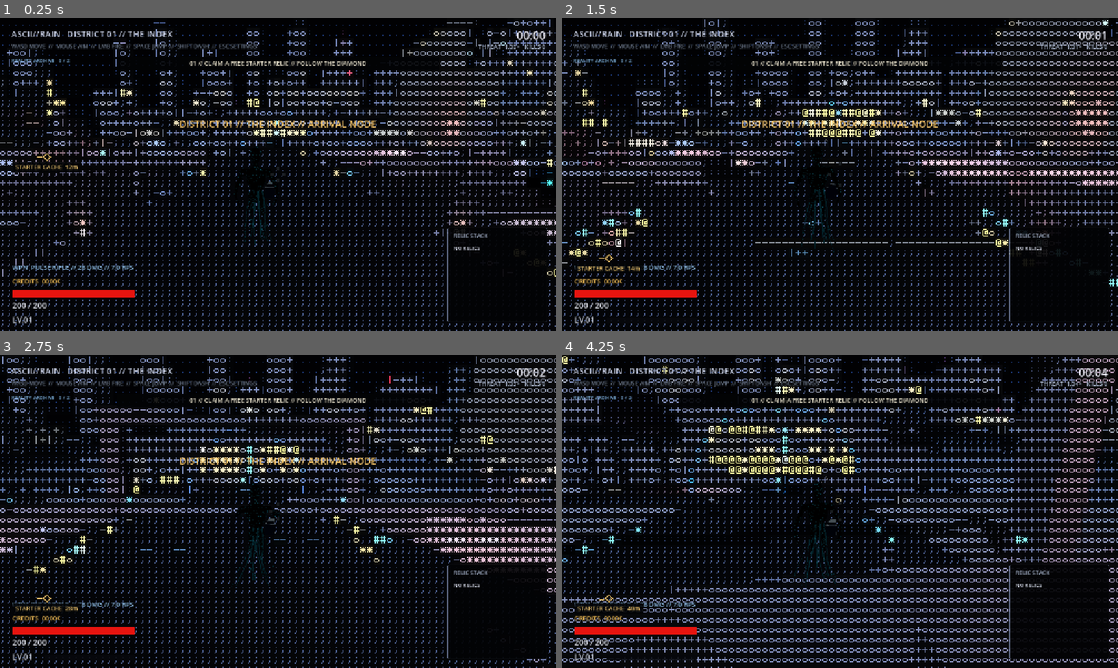
Above: before the commit, frames 1-4 (two rows, left to right).
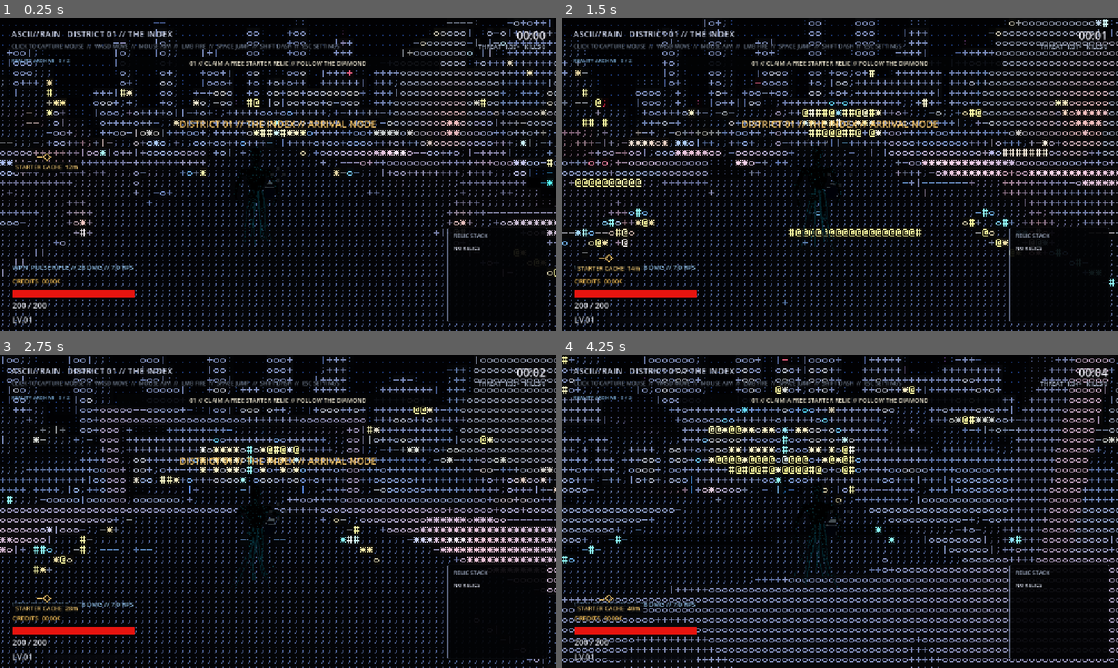
Above: after the commit, the same moments.

Repository: Gek2or/ascii-rain
Game: Godot game, scene res://scenes/Main.tscn
Same seed, same stepped clock (60 frames per second), same inputs: the game is played once before the commit and once after it. Sound files missing from this copy of the repository are replaced by a short silence.
Inputs (mouse positions are in pixels of both pictures, inside the frame that each line leads up to):
- Up to frame 1 (0.25 s): no input
- Up to frame 2 (1.5 s): tap Enter at 0.5, 1.25 s; move the mouse to (867, 174) at 0.52 s; hold Right mouse button (aim) 0.53-1.28 s; hold W (move_forward) from 0.53 s (still down); click (867, 174) at 0.67 s; tap Space (jump) at 0.77 s; move the mouse to (812, 174) at 1.27 s; tap Shift (dash) at 1.35 s; click (812, 174) at 1.42 s
- Up to frame 3 (2.75 s): keep holding W (move_forward); tap Space (jump) at 1.52 s; tap Enter at 2 s; move the mouse to (289, 505) at 2.02 s; tap E (interact) at 2.1 s; click (289, 505) at 2.17 s
- Up to frame 4 (4.25 s): keep holding W (move_forward); tap Enter at 2.75, 3.5 s; move the mouse to (834, 517) at 2.77 s; click (834, 517) at 2.85 s; tap Space (jump) at 3.02, 3.77 s; move the mouse to (878, 514) at 3.52 s; tap 1 (weapon_1) at 3.6 s; click (878, 514) at 3.67 s

The runs differ from the first frame. In frame 1, 0.5% of the frame differs, in the area x 2-61%, y 8-11%; in frame 2, 3.8%, in the area x 0-100%, y 0-93%; in frame 3, 2.2%; in frame 4, 3.4%.

Commit message:
Fix browser controls and smooth motion

Diff:
--- a/components/combat/delayed_blast.gd
+++ b/components/combat/delayed_blast.gd
@@ -13,6 +13,7 @@
 func arm(host: Node, feet: Vector3) -> void:
     host.add_child(self)
     global_position = feet
+    reset_physics_interpolation()
     add_to_group("hostile_hazards")
     cue = CUES.ring(host, feet, radius, remaining, tint, 24)
     CUES.marker(self, feet, label_text, remaining, tint)
--- a/components/pooling/ascii_glyph.gd
+++ b/components/pooling/ascii_glyph.gd
@@ -31,6 +31,7 @@
 func configure(text: String, world_position: Vector3, color: Color, font_size: int,
         start_scale: float, end_position: Vector3, duration: float,
         outline_size: int, outline_alpha: float) -> void:
+    physics_interpolation_mode = Node.PHYSICS_INTERPOLATION_MODE_OFF
     if _label == null:
         _request_recycle()
         return
--- a/components/pooling/tracer.gd
+++ b/components/pooling/tracer.gd
@@ -29,6 +29,7 @@
     _recycle_requested = false
 
 func configure(from: Vector3, to: Vector3, color: Color, duration: float = 0.055) -> void:
+    physics_interpolation_mode = Node.PHYSICS_INTERPOLATION_MODE_OFF
     var distance: float = from.distance_to(to)
     if distance <= 0.05:
         _request_recycle()
--- a/project.godot
+++ b/project.godot
@@ -115,6 +115,10 @@
 3d_physics/layer_2="Player"
 3d_physics/layer_3="Enemy"
 
+[physics]
+
+common/physics_interpolation=true
+
 [rendering]
 
 renderer/rendering_method="gl_compatibility"
--- a/scripts/audio_reactive_lighting.gd
+++ b/scripts/audio_reactive_lighting.gd
@@ -33,6 +33,7 @@
 var _rng: RandomNumberGenerator = RandomNumberGenerator.new()
 
 func _ready() -> void:
+    physics_interpolation_mode = Node.PHYSICS_INTERPOLATION_MODE_OFF
     process_mode = Node.PROCESS_MODE_ALWAYS
     _rng.randomize()
     for entry in get_tree().get_nodes_in_group("audio_reactive_lights"):
--- a/scripts/boss.gd
+++ b/scripts/boss.gd
@@ -49,6 +49,7 @@
 @onready var back_fin_r: MeshInstance3D = $Visual/BackFinR
 
 func _ready() -> void:
+    visual.physics_interpolation_mode = Node.PHYSICS_INTERPOLATION_MODE_OFF
     add_to_group("enemies")
     add_to_group("boss")
     health = max_health
--- a/scripts/enemy.gd
+++ b/scripts/enemy.gd
@@ -85,6 +85,7 @@
 @onready var core_light: OmniLight3D = $Visual/CoreLight
 
 func _ready() -> void:
+    visual.physics_interpolation_mode = Node.PHYSICS_INTERPOLATION_MODE_OFF
     add_to_group("enemies")
     floor_snap_length = 0.60
     floor_constant_speed = true
--- a/scripts/enemy_projectile.gd
+++ b/scripts/enemy_projectile.gd
@@ -40,6 +40,7 @@
     speed = new_speed
     damage = new_damage
     _life = lifetime
+    reset_physics_interpolation()
 
     if _runtime_material != null:
         _runtime_material.albedo_color = color
--- a/scripts/game.gd
+++ b/scripts/game.gd
@@ -150,7 +150,7 @@
     if mobile_profile:
         controls_label.text = "TOUCH: MOVE / LOOK   FIRE / JUMP / DASH / WPN / USE / SET"
     else:
-        controls_label.text = "WASD MOVE  //  MOUSE AIM  //  LMB FIRE  //  SPACE JUMP  //  SHIFT DASH  //  ESC SETTINGS"
+        controls_label.text = "CLICK TO CAPTURE MOUSE  //  WASD MOVE  //  MOUSE AIM  //  LMB FIRE  //  SPACE JUMP  //  SHIFT DASH  //  ESC SETTINGS"
 
     var material: ShaderMaterial = ascii_rect.material as ShaderMaterial
     if material != null:
@@ -405,6 +405,7 @@
         return
     add_child(enemy)
     enemy.global_position = spawn_position
+    enemy.reset_physics_interpolation()
     enemy.call("setup", archetype, elite_kind, difficulty * maxf(0.9, intensity))
     enemy.connect("died", Callable(self, "_on_enemy_died"))
     var event_owner: Node=request.get("owner",null) as Node
@@ -549,6 +550,7 @@
     boss = BOSS_SCENE.instantiate()
     add_child(boss)
     boss.global_position = teleporter.global_position + Vector3(0.0, 0.5, -10.0)
+    boss.reset_physics_interpolation()
     boss.setup(maxf(1.0, difficulty * 0.92))
     boss.health_changed.connect(_on_boss_health_changed)
     boss.phase_changed.connect(_on_boss_phase_changed)
--- a/scripts/player.gd
+++ b/scripts/player.gd
@@ -43,6 +43,7 @@
 
 var _gravity: float = 20.0
 var _pitch: float = -0.18
+var _pending_yaw: float = 0.0
 var _shot_timer: float = 0.0
 var _dash_timer: float = 0.0
 var _dash_cd: float = 0.0
@@ -72,13 +73,16 @@
     _rng.randomize()
     var spring: SpringArm3D = $CameraPivot/SpringArm3D
     spring.add_excluded_object(get_rid())
+    camera_pivot.physics_interpolation_mode = Node.PHYSICS_INTERPOLATION_MODE_OFF
+    $Visual.physics_interpolation_mode = Node.PHYSICS_INTERPOLATION_MODE_OFF
+    reset_physics_interpolation()
     floor_snap_length = 0.30
     floor_stop_on_slope = true
     floor_max_angle = deg_to_rad(48.0)
     weapon_controller.weapon_changed.connect(_on_weapon_controller_changed)
     current_weapon = weapon_controller.current_index
     if not _is_mobile_runtime():
-        Input.mouse_mode = Input.MOUSE_MODE_CAPTURED
+        Input.mouse_mode = Input.MOUSE_MODE_VISIBLE if OS.has_feature("web") else Input.MOUSE_MODE_CAPTURED
     health_changed.emit(health, max_health)
     xp_changed.emit(xp, xp_needed, level)
     credits_changed.emit(credits)
@@ -86,6 +90,16 @@
     _emit_weapon()
     ACTOR_STYLE.apply($Visual, true)
 
+func _input(event: InputEvent) -> void:
+    if not control_enabled:
+        return
+    if OS.has_feature("web") and event is InputEventMouseButton:
+        var button: InputEventMouseButton = event as InputEventMouseButton
+        if button.pressed and button.button_index == MOUSE_BUTTON_LEFT and Input.mouse_mode != Input.MOUSE_MODE_CAPTURED:
+            Input.mouse_mode = Input.MOUSE_MODE_CAPTURED
+            _ui_fire_release_required = true
+            get_viewport().set_input_as_handled()
+
 func _unhandled_input(event: InputEvent) -> void:
     if not control_enabled:
         return
@@ -95,11 +109,14 @@
 
 func _physics_process(delta: float) -> void:
     if not control_enabled:
+        _pending_yaw = 0.0
         velocity.x = move_toward(velocity.x, 0.0, ground_deceleration * delta)
         velocity.z = move_toward(velocity.z, 0.0, ground_deceleration * delta)
         move_and_slide()
         return
 
+    rotate_y(_pending_yaw)
+    _pending_yaw = 0.0
     var ui_locked: bool = Time.get_ticks_msec() < _ui_lock_until_msec
     if _ui_fire_release_required and not Input.is_action_pressed("shoot"):
         _ui_fire_release_required = false
@@ -184,7 +201,7 @@
         return
     var aim_sensitivity: float = 0.62 if Input.is_action_pressed("aim") else 1.0
     var final_sensitivity: float = mouse_sensitivity * SettingsManager.mouse_sensitivity_scale * sensitivity_scale * aim_sensitivity
-    rotate_y(-delta_pixels.x * final_sensitivity)
+    _pending_yaw -= delta_pixels.x * final_sensitivity
     _pitch = clamp(_pitch - delta_pixels.y * final_sensitivity, -1.05, 0.55)
     camera_pivot.rotation.x = _pitch
 
--- a/scripts/raw_hero_overlay.gd
+++ b/scripts/raw_hero_overlay.gd
@@ -19,6 +19,7 @@
 var _raw_pass_active: bool = true
 
 func _ready() -> void:
+    physics_interpolation_mode = Node.PHYSICS_INTERPOLATION_MODE_OFF
     process_priority = 100
     _world_camera = _player.get_node("CameraPivot/SpringArm3D/Camera3D") as Camera3D
     _viewport.world_3d = get_viewport().world_3d
--- a/world/ambient/city_ambient.gd
+++ b/world/ambient/city_ambient.gd
@@ -16,6 +16,7 @@
 var active_decorations: int = 0
 
 func _ready() -> void:
+    physics_interpolation_mode = Node.PHYSICS_INTERPOLATION_MODE_OFF
     init_palette()
     _actor = get_tree().get_first_node_in_group("player") as Node3D
     drone = _drone()
--- a/world/ambient/civic_atmosphere.gd
+++ b/world/ambient/civic_atmosphere.gd
@@ -19,6 +19,7 @@
 var _repair_time: float = 0.0
 
 func _ready() -> void:
+    physics_interpolation_mode = Node.PHYSICS_INTERPOLATION_MODE_OFF
     init_palette()
     carrier=Node3D.new()
     carrier.name="IndexCourier"
Not shown, changed: docs/index.pck
